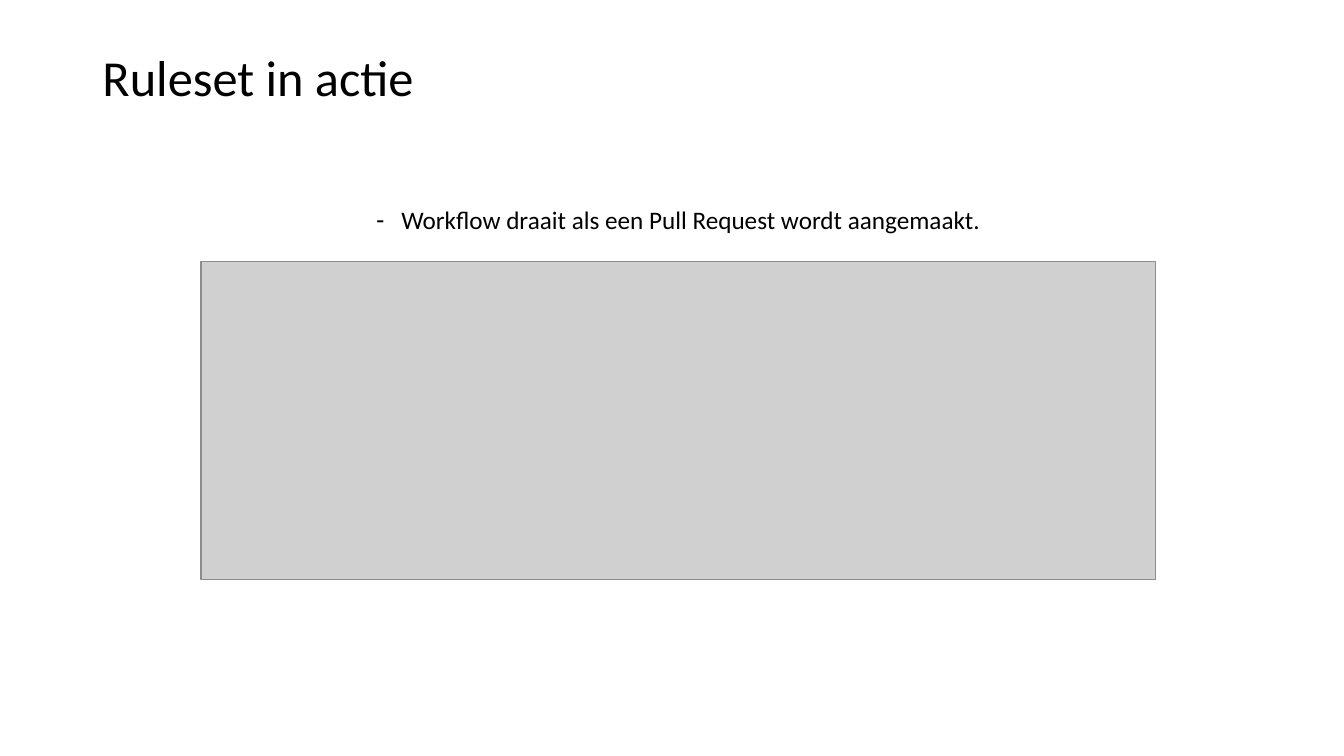
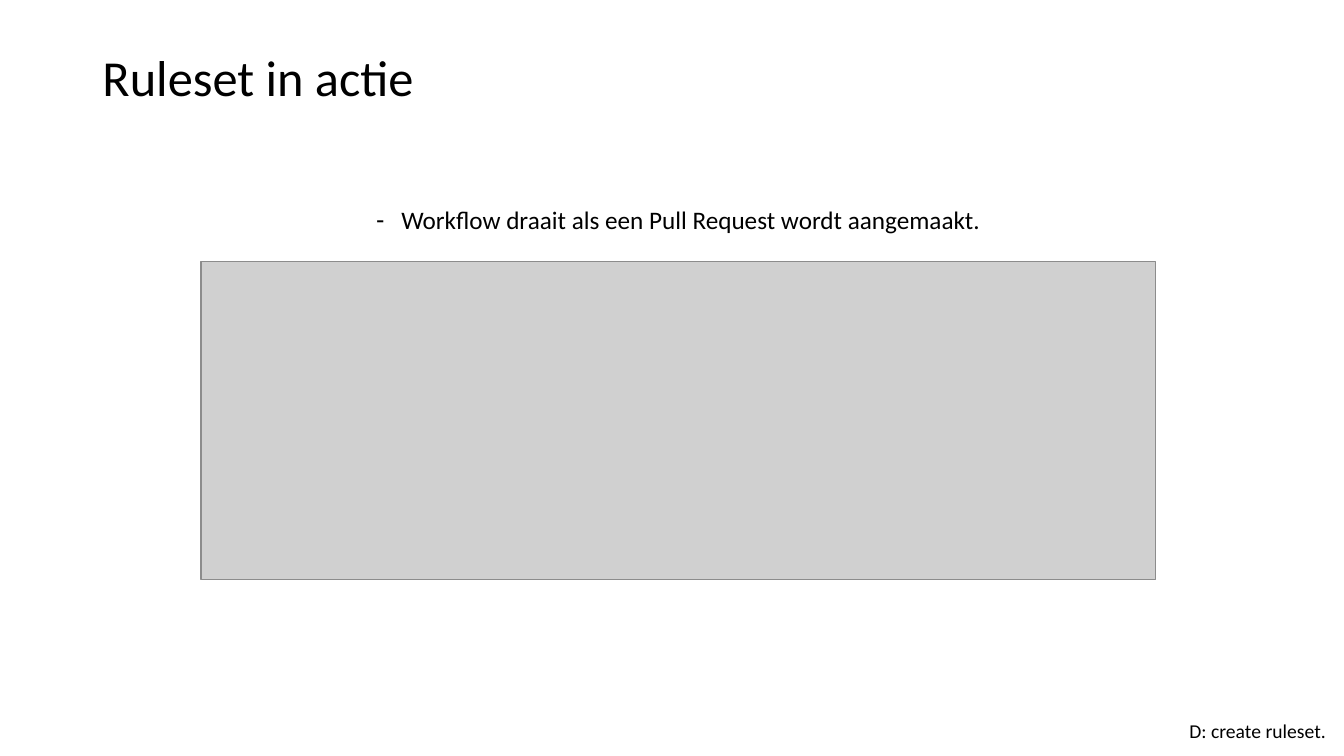
Before and after one commit to LFKoning/knowledge-sharing, a slide deck: slide 39 of git_course/2_collaboration/git_collaboration.pptx (slide 37 before the commit). Drawn at 1344x756 pixels with LibreOffice and Linux fonts; fonts in the diff are those of the drawing; grey boxes stand for pictures. Boxes give left, top, right and bottom in pixels: in the first picture for what was removed or moved away, otherwise in the second. Text is boxed around its words. In the diff, an @@ line names an element or a change of style, - is before the commit and + after.

```diff
--- a/git_course/2_collaboration/git_collaboration.pptx
+++ b/git_course/2_collaboration/git_collaboration.pptx
@@ text added at box(1189, 724, 1326, 738), 14 pt, text #000000 @@
+D: create ruleset.
```
Also in this commit, not shown: 3 other slides changed, 2 slides added, 1 slide removed.
